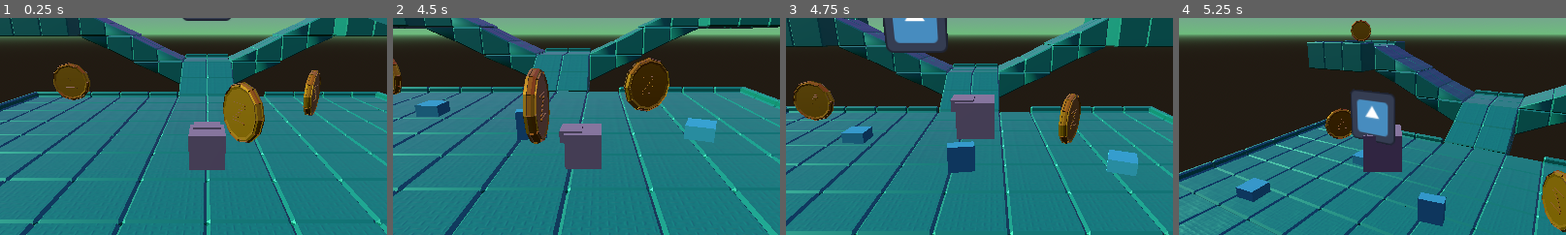
Above: before the commit, frames 1-4 (left to right).
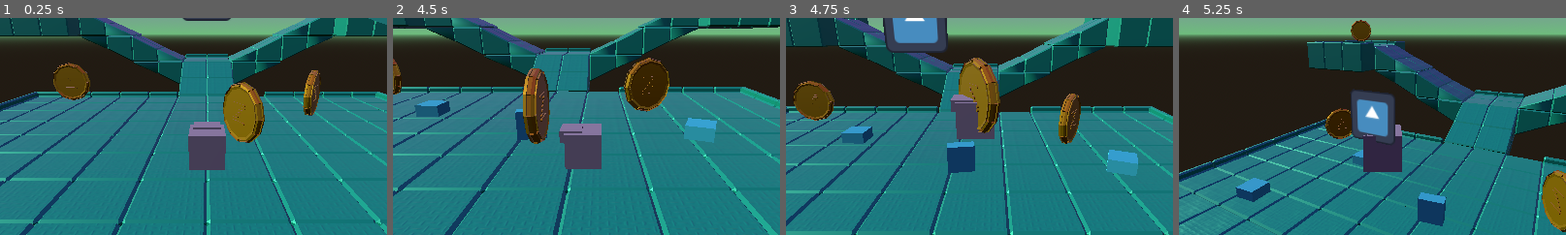
Above: after the commit, the same moments.

Repository: IsaiahMurray/3D-Platformer-Tutorial
Game: Godot game, scene res://scenes/level_1.tscn
Same seed, same stepped clock (60 frames per second), same inputs: the game is played once before the commit and once after it. The engine's default icon, where the game draws it, is replaced by a stand-in: a white triangle on a blue panel in a dark square.
Inputs:
- Up to frame 1 (0.25 s): no input
- Up to frame 2 (4.5 s): tap Enter (ui_accept) at 0.5, 0.77, 1.52, 3.02, 3.77 s; hold Right (ui_right) 0.53-1.28 s; tap A (camera_left) at 0.6, 2.1, 3.6 s; hold Down (ui_down) 1.28-2.03 s; tap D (camera_right) at 1.35, 2.85, 4.35 s; hold Right (ui_right) 2.03-2.78 s; hold Up (ui_up) 2.78-3.53 s; hold Left (ui_left) from 3.53 s (still down)
- Up to frame 3 (4.75 s): keep holding Left (ui_left); tap Enter (ui_accept) at 4.52 s
- Up to frame 4 (5.25 s): release Left (ui_left) at 5.03 s; hold Down (ui_down) from 5.03 s (still down); tap A (camera_left) at 5.1 s
The pictures show only the part of the screen within x 23-73%, y 25-75%; the shares and areas given below are measured in that part.

Frames 1-2 are identical in both runs. In frame 3, 2.4% of the frame differs, in the area x 44-56%, y 18-54%; in frame 4, nothing differs.

Commit message:
Coin animation update
-Delete coin on collection

Diff:
--- a/3d-platformer-tutorial/coin.tscn
+++ b/3d-platformer-tutorial/coin.tscn
@@ -61,3 +61,4 @@
 }
 
 [connection signal="body_entered" from="." to="." method="_on_body_entered"]
+[connection signal="animation_finished" from="AnimationPlayer" to="." method="_on_animation_player_animation_finished"]
--- a/3d-platformer-tutorial/z_coin.gd
+++ b/3d-platformer-tutorial/z_coin.gd
@@ -15,4 +15,7 @@
 
 func _on_body_entered(body: Node3D) -> void:
 	$AnimationPlayer.play("bounce")
+
+
+func _on_animation_player_animation_finished(anim_name: StringName) -> void:
 	queue_free() # Replace with function body.
